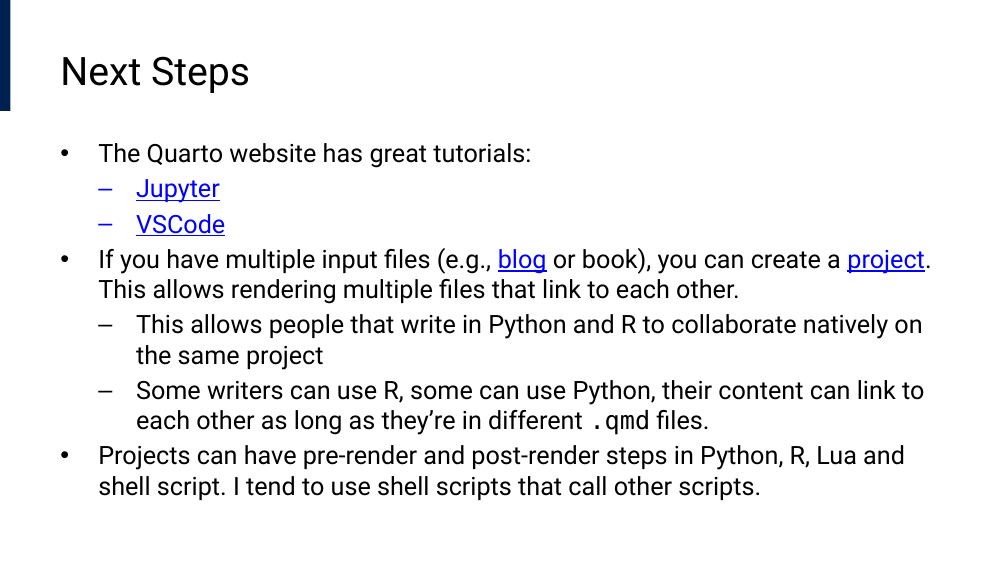
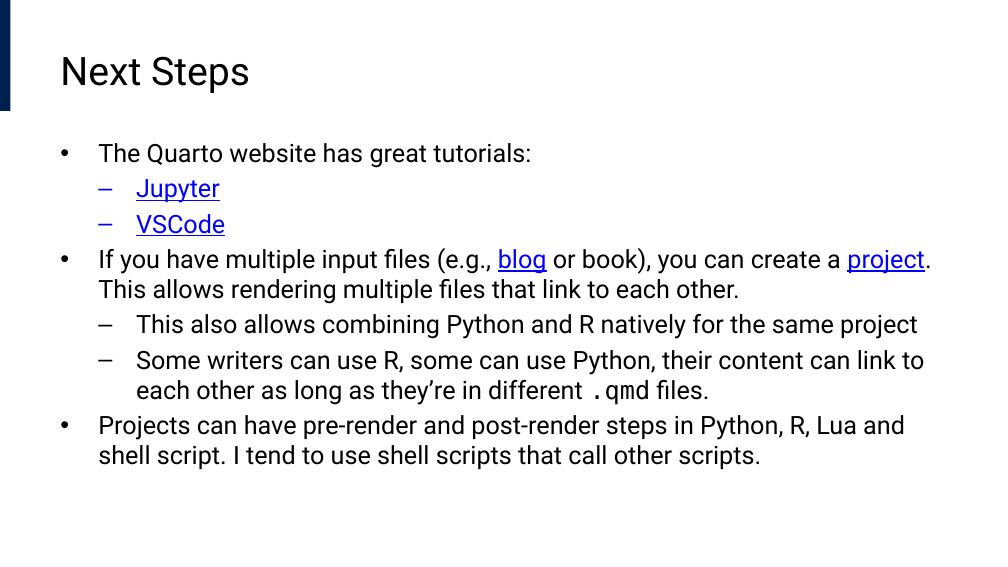
Before and after one commit to lucas-a-meyer/using-quarto, a slide deck: slide 44 of docs/presentation-orig.pptx. Drawn at 1008x567 pixels with LibreOffice and Linux fonts; fonts in the diff are those of the drawing. Boxes give left, top, right and bottom in pixels: in the first picture for what was removed or moved away, otherwise in the second. Text is boxed around its words. In the diff, an @@ line names an element or a change of style, - is before the commit and + after.

```diff
--- a/docs/presentation-orig.pptx
+++ b/docs/presentation-orig.pptx
@@ text at (x1=136, y1=314, x2=918, y2=339): text changed @@
-  – This allows people that write in Python and R to collaborate natively on the same project
+  – This also allows combining Python and R natively for the same project
```
Also in this commit, not shown: 8 other files.
